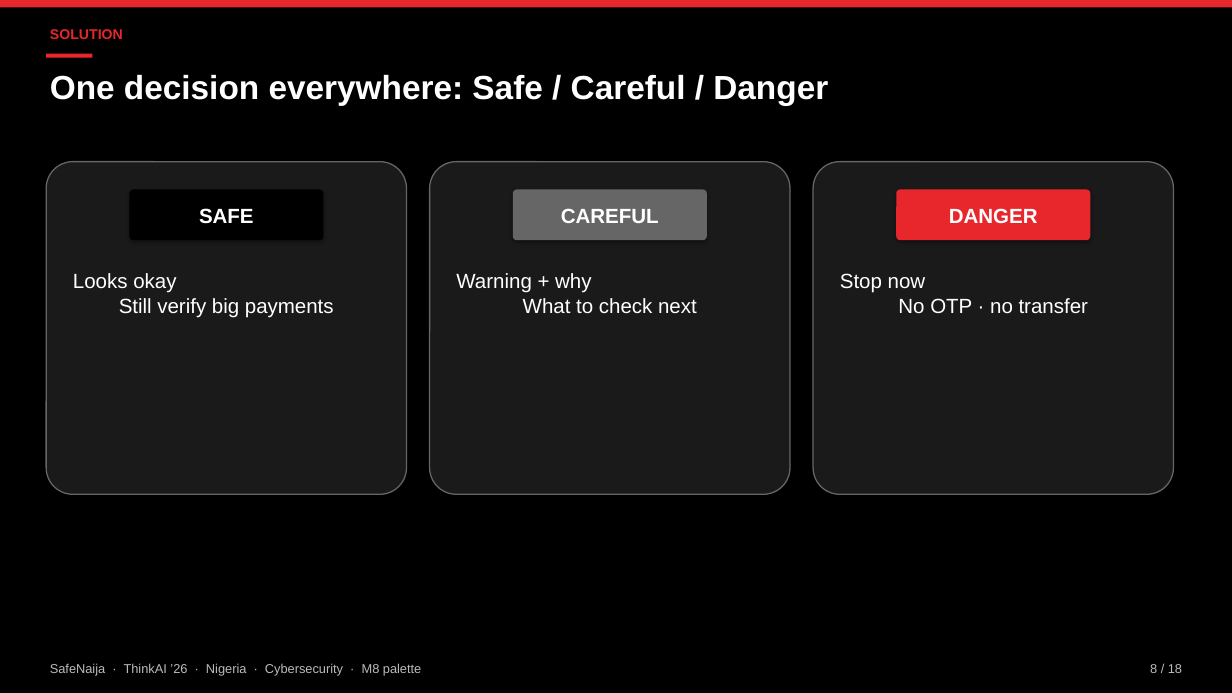
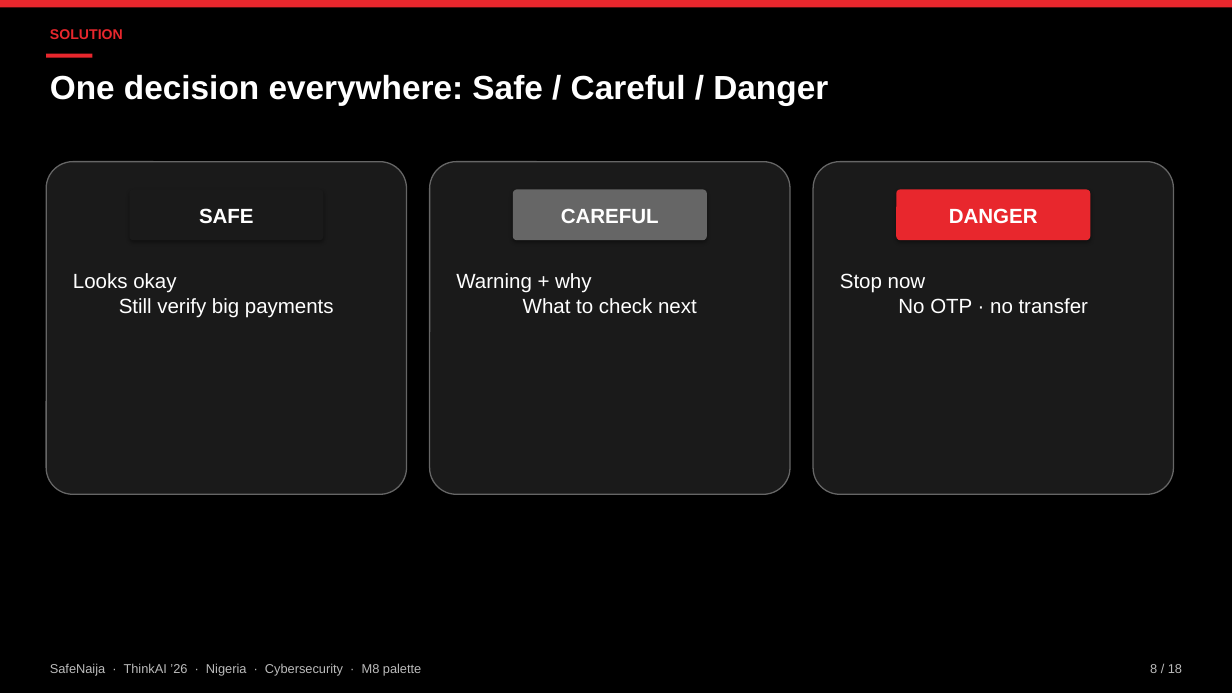
Before and after one commit to Shreeya1-pixel/SafeNajia, a slide deck: slide 8 of outputs/SafeNaija.pptx. Drawn at 1232x693 pixels with LibreOffice and Linux fonts; fonts in the diff are those of the drawing. Boxes give left, top, right and bottom in pixels: in the first picture for what was removed or moved away, otherwise in the second. Text is boxed around its words. In the diff, an @@ line names an element or a change of style, - is before the commit and + after.

```diff
--- a/outputs/SafeNaija.pptx
+++ b/outputs/SafeNaija.pptx
@@ rounded rectangle "SAFE" at [129, 189, 323, 240]: fill #000000 to #1A1A1A @@
```
Also in this commit, not shown: 4 other slides changed, 1 other file.
